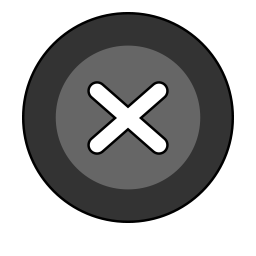
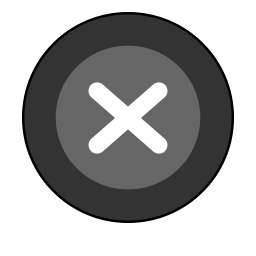
Before/after of a w=256, h=256 layered artwork. What changed in the layer stack:
painted on "Vector Smart Object" over <box>87,81,169,155</box>
